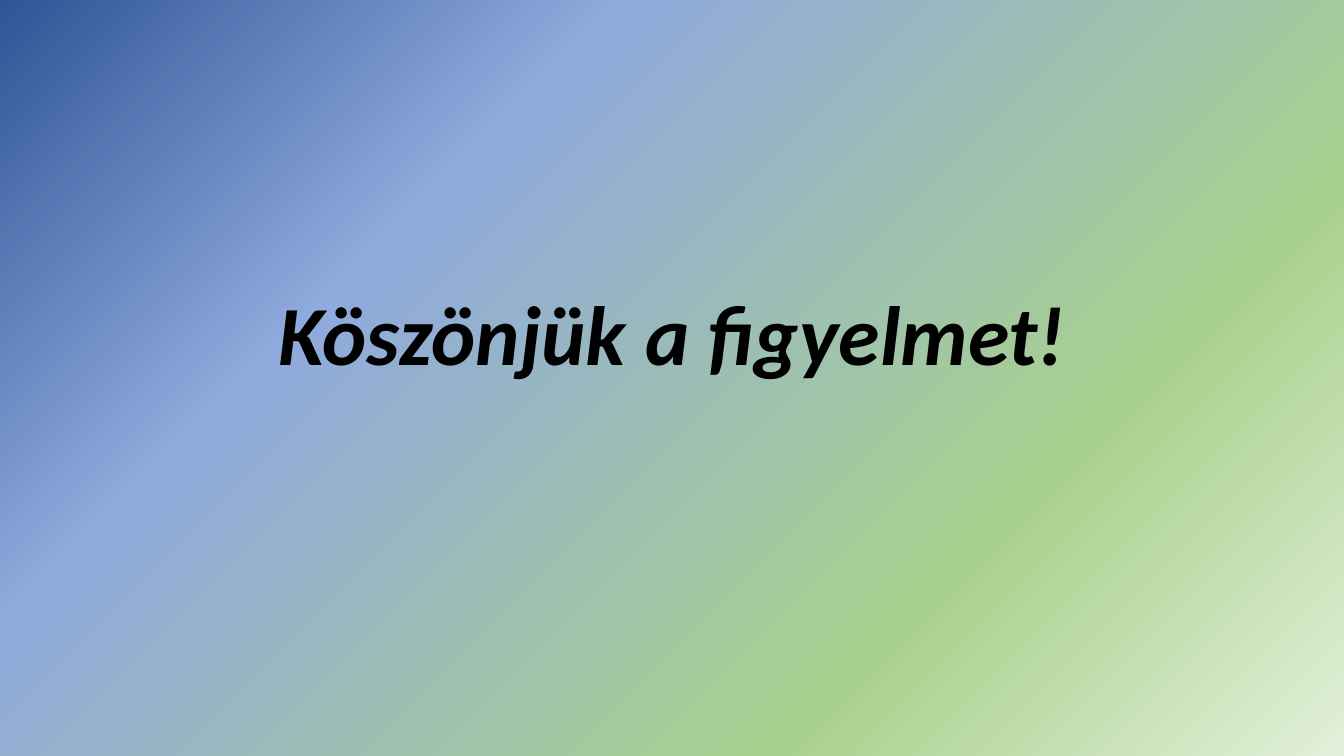
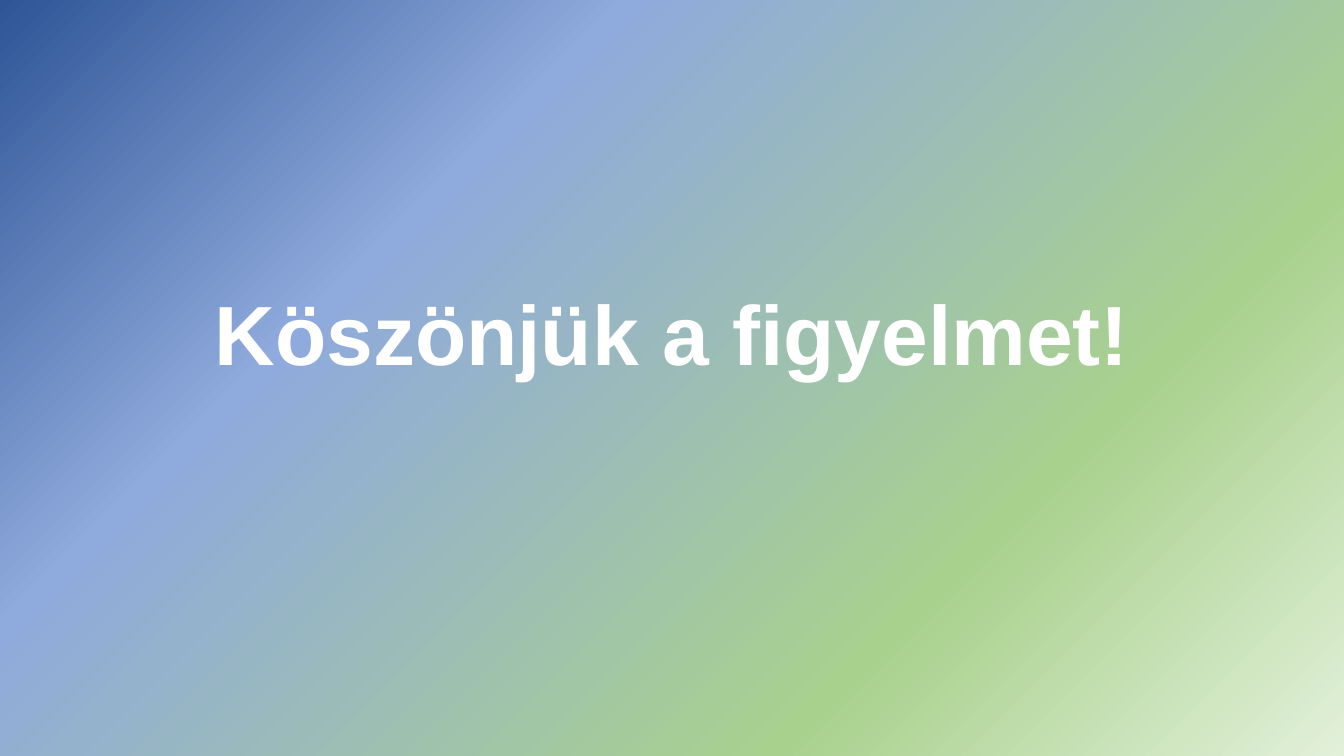
Before and after one commit to ElectronSama/ComprollerVizsga, a slide deck: slide 18 of Dokumentáció/comproller.pptx. Drawn at 1344x756 pixels with LibreOffice and Linux fonts; fonts in the diff are those of the drawing. Boxes give left, top, right and bottom in pixels: in the first picture for what was removed or moved away, otherwise in the second. Text is boxed around its words. In the diff, an @@ line names an element or a change of style, - is before the commit and + after.

```diff
--- a/Dokumentáció/comproller.pptx
+++ b/Dokumentáció/comproller.pptx
@@ title "Köszönjük a figyelmet!" at (x1=215, y1=304, x2=1129, y2=381): font Calibri to Arial, text colour #000000 to #FFFFFF, italic off @@
```
Also in this commit, not shown: 3 other slides changed, 4 other files.
